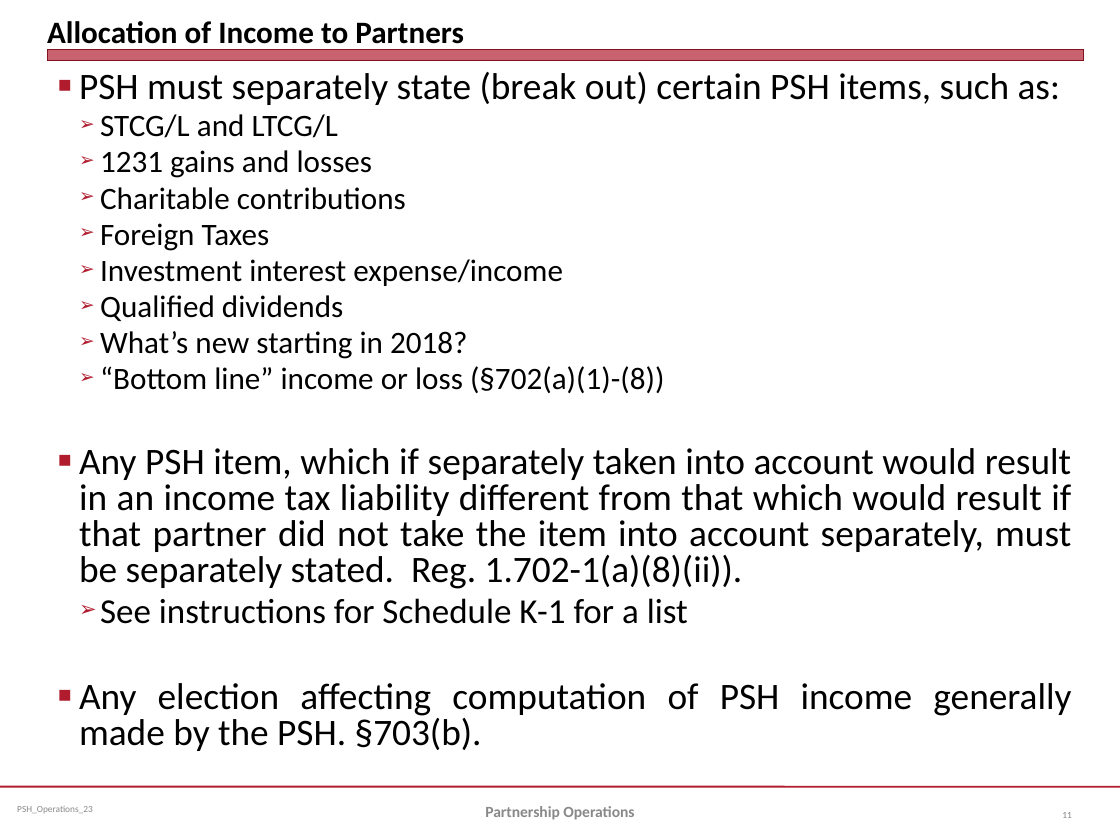
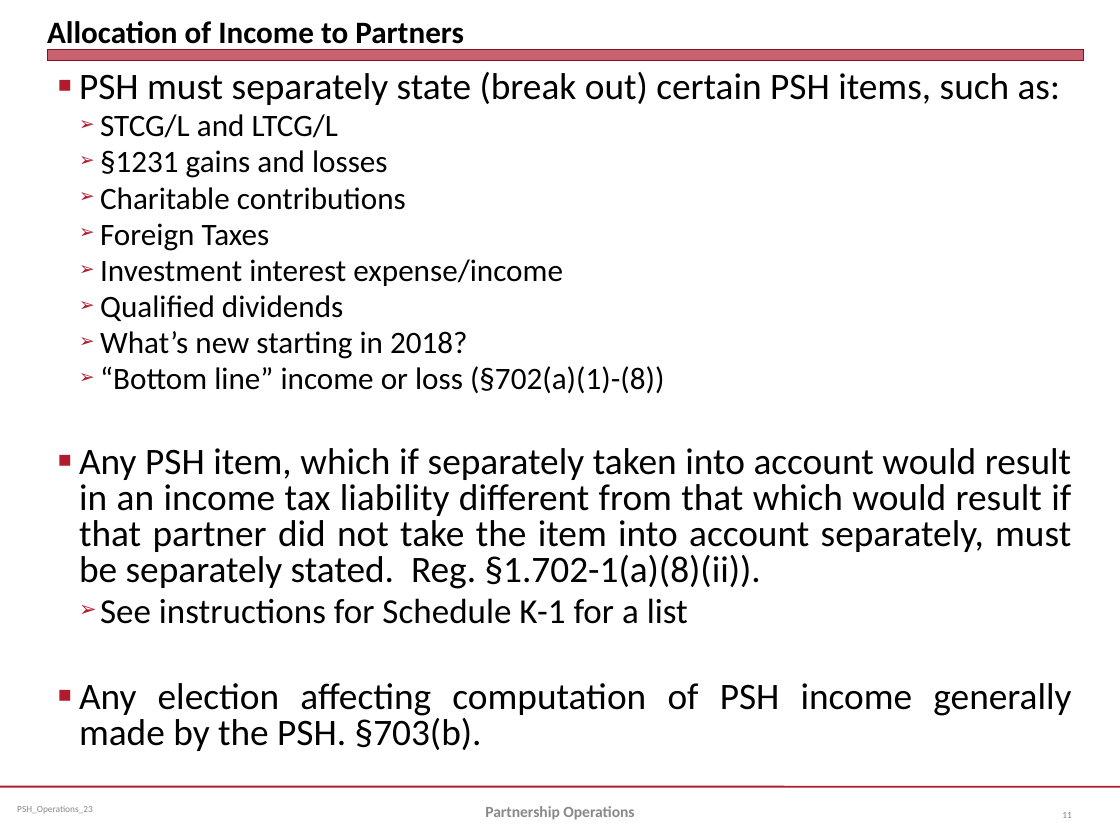
Before and after one commit to jmc877/Partnership-Tax, a slide deck: slide 11 of slides/PSH_Operations_23.pptx. Drawn at 1120x840 pixels with LibreOffice and Linux fonts; fonts in the diff are those of the drawing. Boxes give left, top, right and bottom in pixels: in the first picture for what was removed or moved away, otherwise in the second. Text is boxed around its words. In the diff, an @@ line names an element or a change of style, - is before the commit and + after.

```diff
--- a/slides/PSH_Operations_23.pptx
+++ b/slides/PSH_Operations_23.pptx
@@ text at [100,150,388,178]: text changed @@
-  ➢ 1231 gains and losses
+  ➢ §1231 gains and losses
@@ text at [79,448,1071,589]: text changed @@
-■ Any PSH item, which if separately taken into account would result in an income tax liability different from that which would result if that partner did not take the item into account separately, must be separately stated. Reg. 1.702-1(a)(8)(ii)).
+■ Any PSH item, which if separately taken into account would result in an income tax liability different from that which would result if that partner did not take the item into account separately, must be separately stated. Reg. §1.702-1(a)(8)(ii)).
```
Also in this commit, not shown: 7 other slides changed, 5 other files.
